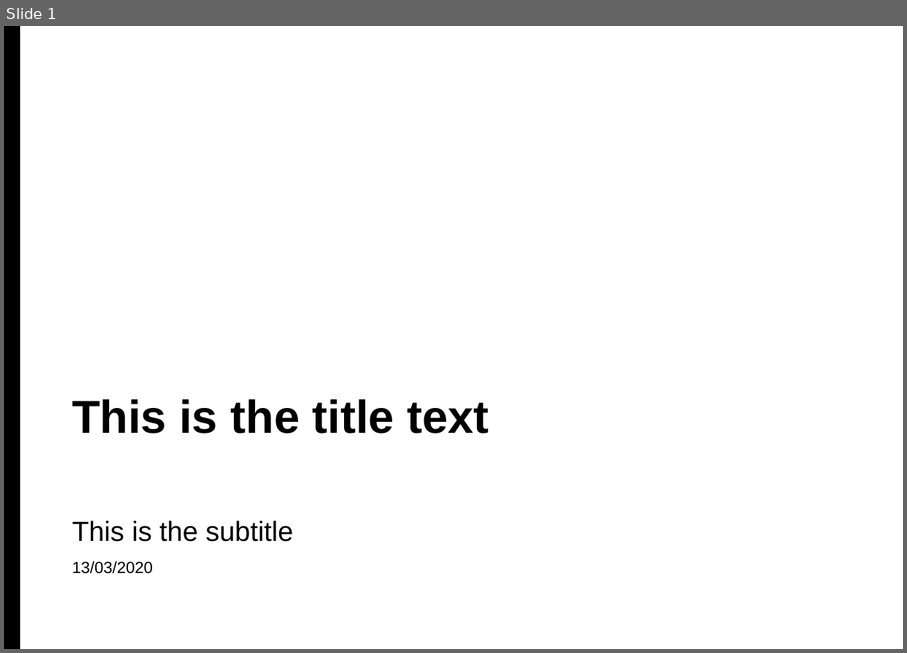
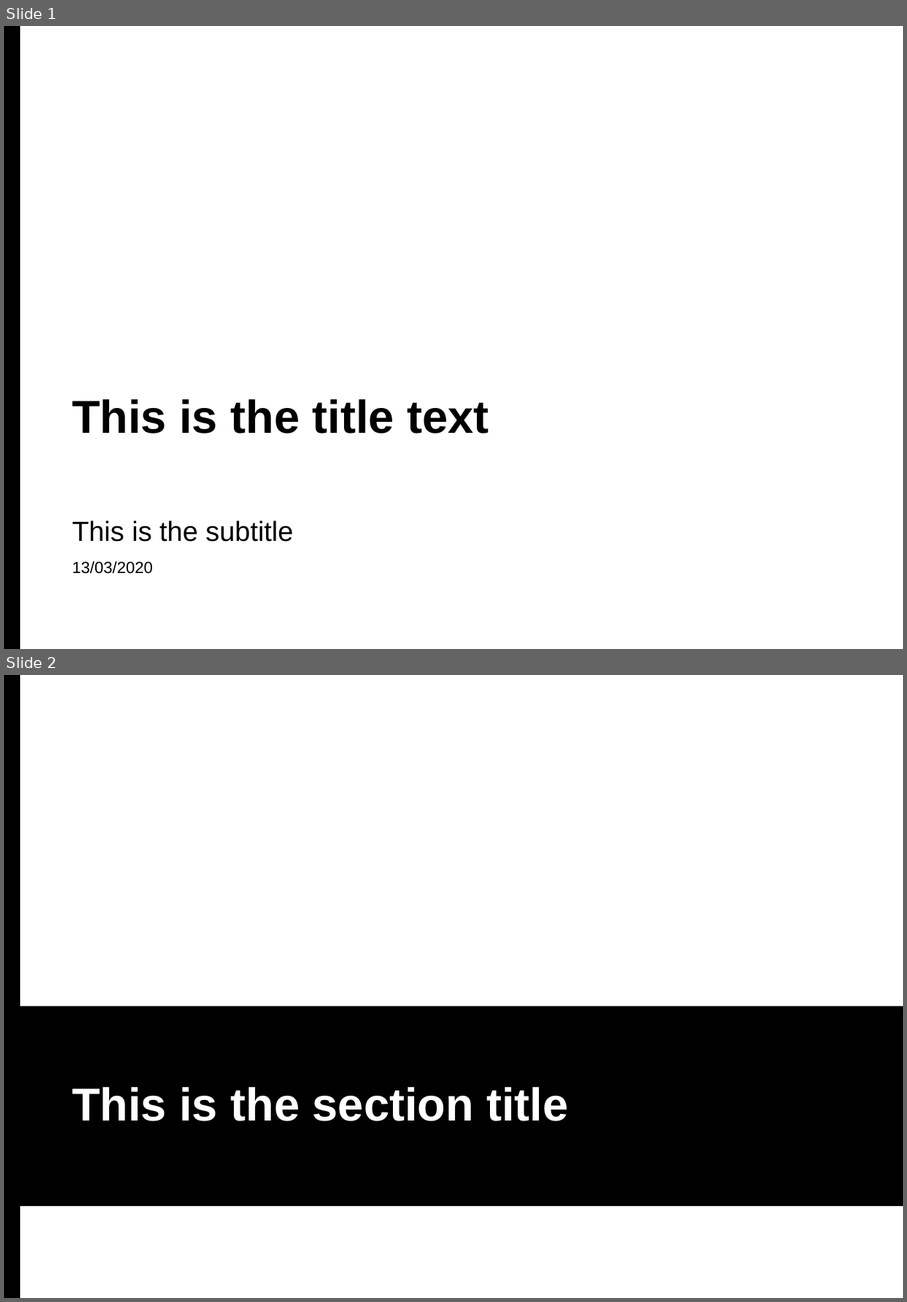
Before and after one commit to UTAS-analytics/Powerpoint-producer, a slide deck: test.pptx. Shown one above the other, each under a label of ours: slide 1 before the commit, slides 1 and 2 after it. The pictures are 907x653 and 907x1302 pixels, drawn with LibreOffice and Linux fonts; fonts in the diff are those of the drawing; background and template pictures are left out. Boxes give left, top, right and bottom in pixels: in the first picture for what was removed or moved away, otherwise in the second. Text is boxed around its words. In the diff, an @@ line names an element or a change of style, - is before the commit and + after.

```diff
--- a/test.pptx
+++ b/test.pptx
@@ slide 2 added at [4,675,903,1298], background #FFFFFF; not listed: 1 template element that a slide beside it also shows @@
@@ rectangle added at [4,1006,903,1206], fill #000000 @@
@@ title added at [72,1087,568,1121], 40 pt, text #FFFFFF, bold @@
+This is the section title
```
Also in this commit, not shown: 1 slide removed, 2 other files.
